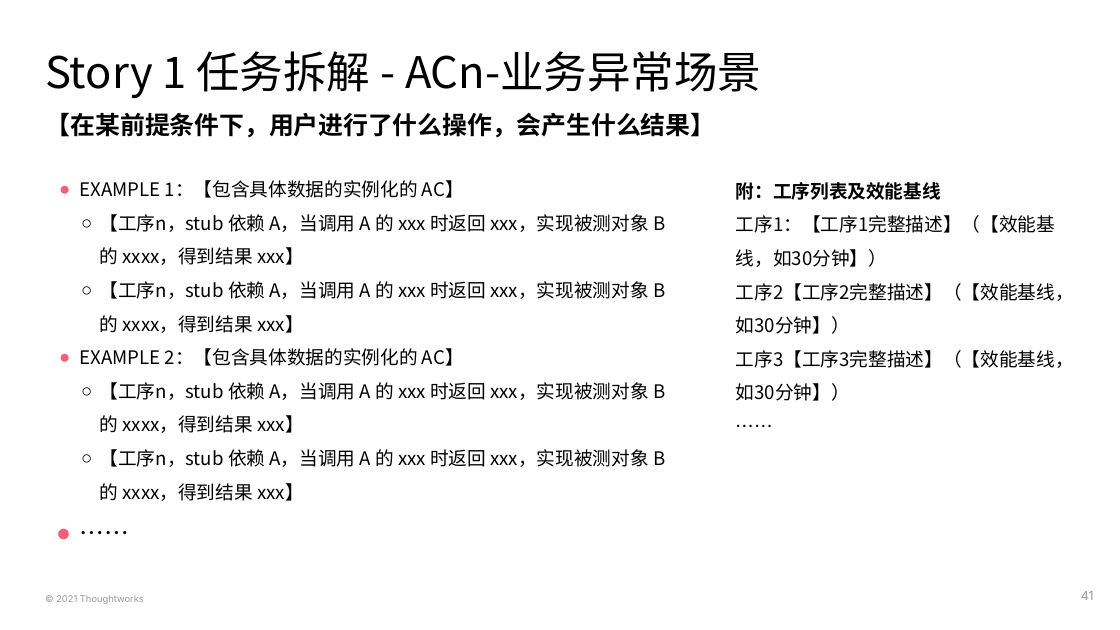
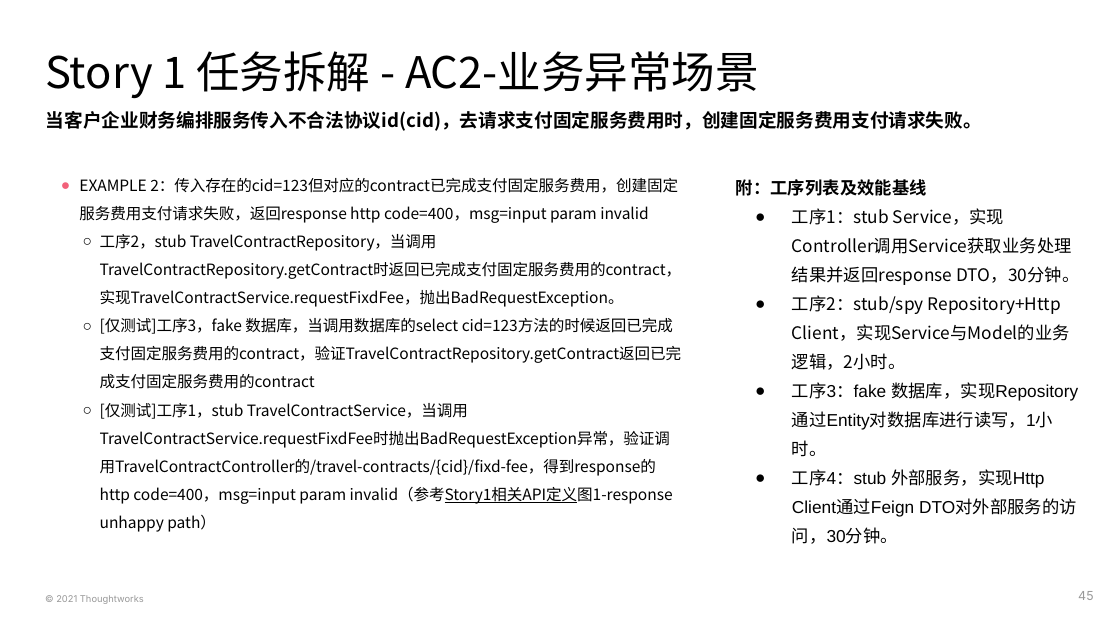
Before and after one commit to deesyx/heima, a slide deck: slide 45 of doc/PS4 黑马考核-项目On-boarding模板-胡炫光.pptx (slide 41 before the commit). Drawn at 1120x630 pixels with LibreOffice and Linux fonts; fonts in the diff are those of the drawing. Boxes give left, top, right and bottom in pixels: in the first picture for what was removed or moved away, otherwise in the second. Text is boxed around its words. In the diff, an @@ line names an element or a change of style, - is before the commit and + after.

```diff
--- a/doc/PS4 黑马考核-项目On-boarding模板-胡炫光.pptx
+++ b/doc/PS4 黑马考核-项目On-boarding模板-胡炫光.pptx
@@ title at (45,51,759,99): text changed @@
-Story 1 任务拆解 - ACn-业务异常场景
+Story 1 任务拆解 - AC2-业务异常场景
@@ subtitle at (46,111,982,131): text changed; size 16 to 12 pt @@
-【在某前提条件下，用户进行了什么操作，会产生什么结果】
+当客户企业财务编排服务传入不合法协议id(cid)，去请求支付固定服务费用时，创建固定服务费用支付请求失败。
@@ text at (79,178,682,532): text changed; size 12 to 10 pt @@
-● EXAMPLE 1：【包含具体数据的实例化的 AC】
-  ○ 【工序n，stub 依赖 A，当调用 A 的 xxx 时返回 xxx，实现被测对象 B 的 xxxx，得到结果 xxx】
-  ○ 【工序n，stub 依赖 A，当调用 A 的 xxx 时返回 xxx，实现被测对象 B 的 xxxx，得到结果 xxx】
-● EXAMPLE 2：【包含具体数据的实例化的 AC】
-  ○ 【工序n，stub 依赖 A，当调用 A 的 xxx 时返回 xxx，实现被测对象 B 的 xxxx，得到结果 xxx】
-  ○ 【工序n，stub 依赖 A，当调用 A 的 xxx 时返回 xxx，实现被测对象 B 的 xxxx，得到结果 xxx】
-● ……
+● EXAMPLE 2：传入存在的cid=123但对应的contract已完成支付固定服务费用，创建固定服务费用支付请求失败，返回response http code=400，msg=input param invalid
+  ○ 工序2，stub TravelContractRepository，当调用 TravelContractRepository.getContract时返回已完成支付固定服务费用的contract，实现TravelContractService.requestFixdFee，抛出BadRequestException。
+  ○ [仅测试]工序3，fake 数据库，当调用数据库的select cid=123方法的时候返回已完成支付固定服务费用的contract，验证TravelContractRepository.getContract返回已完成支付固定服务费用的contract
+  ○ [仅测试]工序1，stub TravelContractService，当调用TravelContractService.requestFixdFee时抛出BadRequestException异常，验证调用TravelContractController的/travel-contracts/{cid}/fixd-fee，得到response的http code=400，msg=input param invalid（参考Story1相关API定义图1-response unhappy path）
@@ text at (736,179,927,196): size 12 to 11.1 pt in "附：工序列表及效能基线"; line spacing 1.5 to 1.4 @@
@@ text at (792,266,1079,544): text changed; size 12 to 11.1 pt @@
-工序1：【工序1完整描述】（【效能基线，如30分钟】）
-工序2【工序2完整描述】（【效能基线，如30分钟】）
-工序3【工序3完整描述】（【效能基线，如30分钟】）
-……
+● 工序1：stub Service，实现Controller调用Service获取业务处理结果并返回response DTO，30分钟。
+● 工序2：stub/spy Repository+Http Client，实现Service与Model的业务逻辑，2小时。
+● 工序3：fake 数据库，实现Repository通过Entity对数据库进行读写，1小时。
+● 工序4：stub 外部服务，实现Http Client通过Feign DTO对外部服务的访问，30分钟。
@@ page number at (1078,591,1093,600): text changed @@
-41
+45
```
Also in this commit, not shown: 3 other slides changed, 10 slides added, 4 slides removed, 2 other files.
